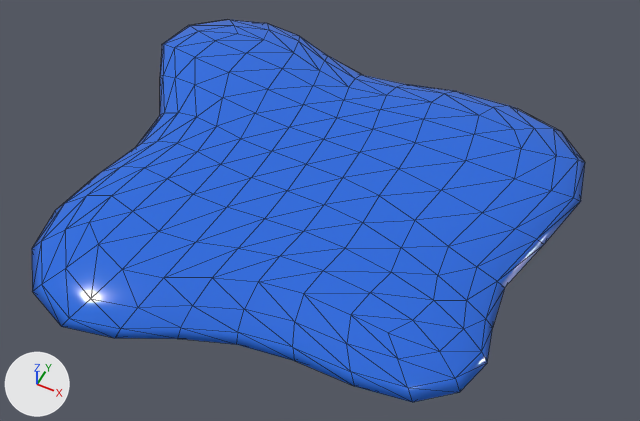
The glTF model assets/models/events/spill_puddle.glb as it was, and as the next commit left it.
Before and after are seen from a camera (50 mm lens) standing at (0.289, -0.547, 0.654) and looking at (0.027, -0.024, 0.0). Arrows for +X, +Y and +Z are at lower left; the lights stay in place. The picture after the commit comes second. Mesh edges are drawn as thin lines. Vertices at exactly the same position are counted once.

Objects in the first picture: 'spill_puddle'.
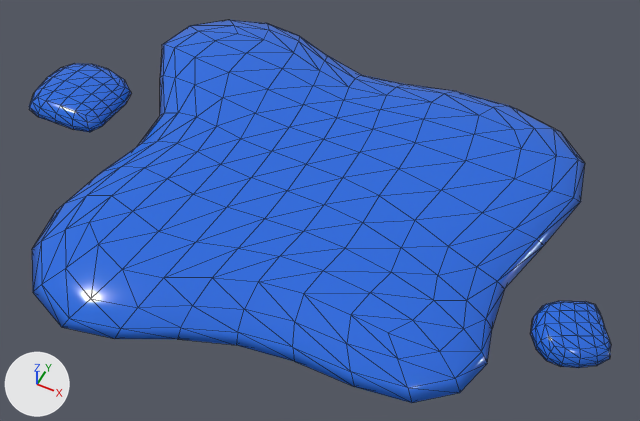
Location of each change, (x1, y1, x2, y2) in pixels of the pictures (640 x 421 px):
'spill_puddle', reshaped
    before: (32, 19, 585, 402)
    after: (29, 20, 611, 403)
part 1 of me_cube_034, added (blue)
    after: (29, 63, 131, 132)
part 2 of me_cube_034, added (blue)
    after: (530, 301, 611, 368)
part 3 of me_cube_034, cut back
    before: (32, 19, 585, 402)
    after: (32, 20, 585, 403)

What the commit changed:
me_cube_034 is used by ob_spill_puddle; location (0.0, 0.0, 0.0).
me_cube_034 had 258 vertices, 512 faces and spanned x -0.254..0.254, y -0.252..0.213, z 0.0..0.031.
me_cube_034 now has 387 vertices, 704 faces and spans x -0.332..0.326, y -0.252..0.213, z 0.001..0.031.
me_cube_034 part 1: a new loose piece of 89 vertices spanning x -0.332..-0.232, y -0.043..0.053, z 0.001..0.022, in mat_m_spill (blue #236bdf).
me_cube_034 part 2: a new loose piece of 89 vertices spanning x 0.254..0.326, y -0.095..-0.023, z 0.001..0.022, in mat_m_spill (blue #236bdf).
Part 3, on me_cube_034:
49 vertices are removed from x -0.184..0.182, y -0.181..0.167, z 0.0.
128 faces are deleted.
32 vertices in x -0.254..0.254, y -0.252..0.213, z 0.006 move by (0.0, 0.0, -0.001).
